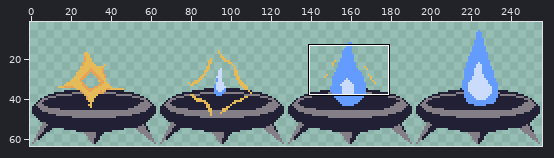
Sprite sheet: 2024 Projects/C++ SFML/SFML_Projects/Platformer/Images/checkpoint_light.png. Above: a wide view before the commit, with the close-up outlined.
Close-up. First the earlier version:
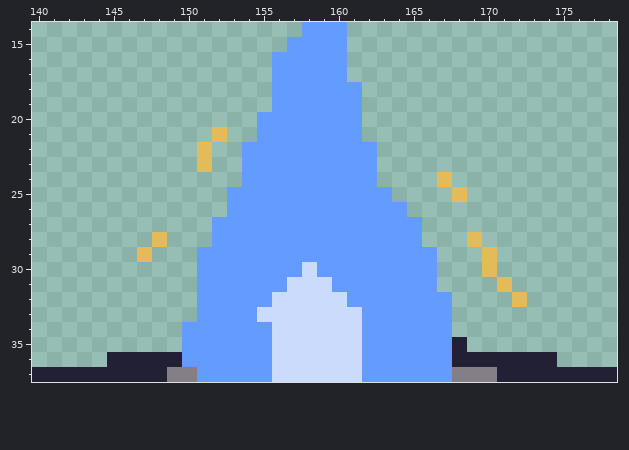
The file is 256x64 pixels. Shown: x 140..178, y 14..37. The wide view leaves out empty margins.
After:
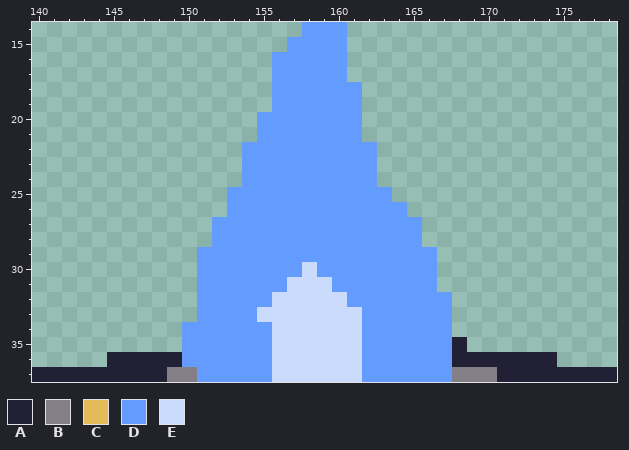
Palette (. is transparent): A #222034  B #847e87  C #e5bb5a  D #639bff  E #cbdbfc
The edit:
y 21: x 152 C -> .
y 22..23: x 151 C -> .
y 24: x 167 C -> .
y 25: x 168 C -> .
y 28: x 148 C -> .; x 169 C -> .
y 29: x 147 C -> .; x 170 C -> .
y 30: x 170 C -> .
y 31: x 171 C -> .
y 32: x 172 C -> .
Changed places in both close-ups, as pixel boxes (x1, y1, x2, y2):
erased: (137, 127, 227, 262)
erased: (437, 172, 527, 307)
